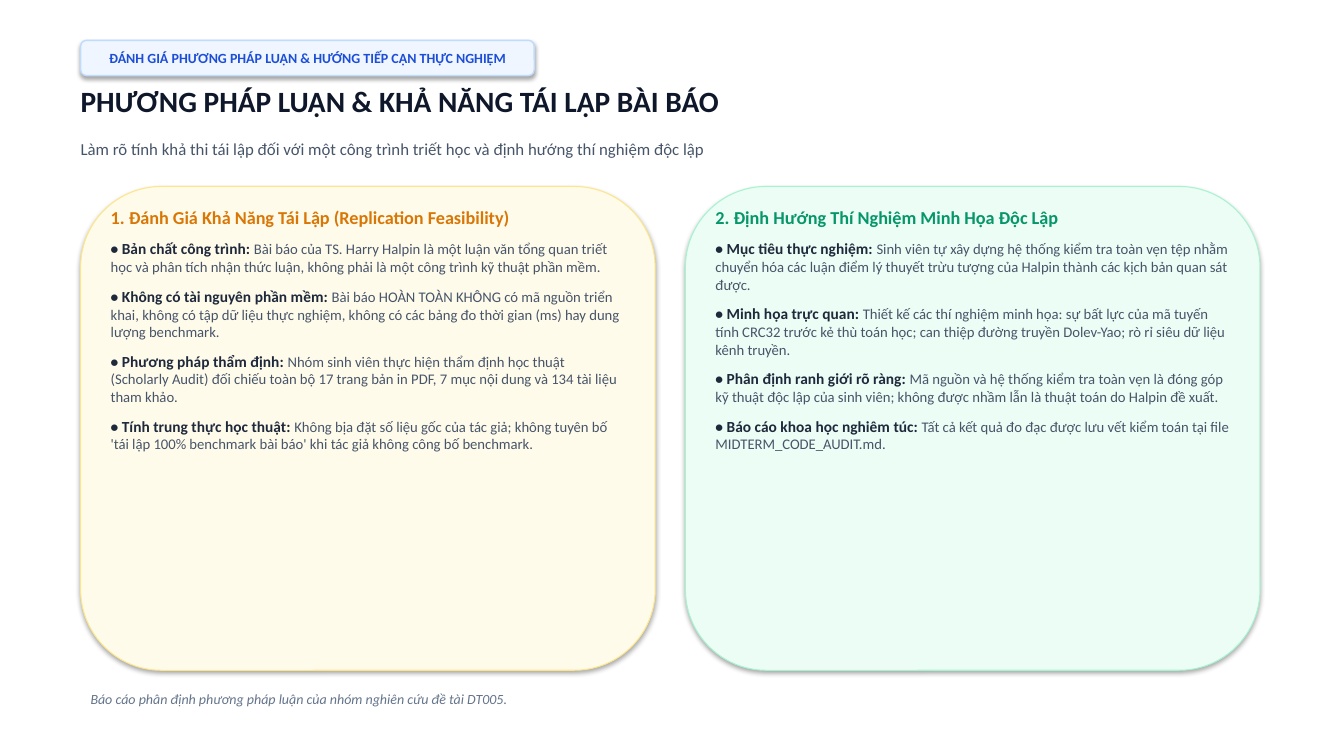
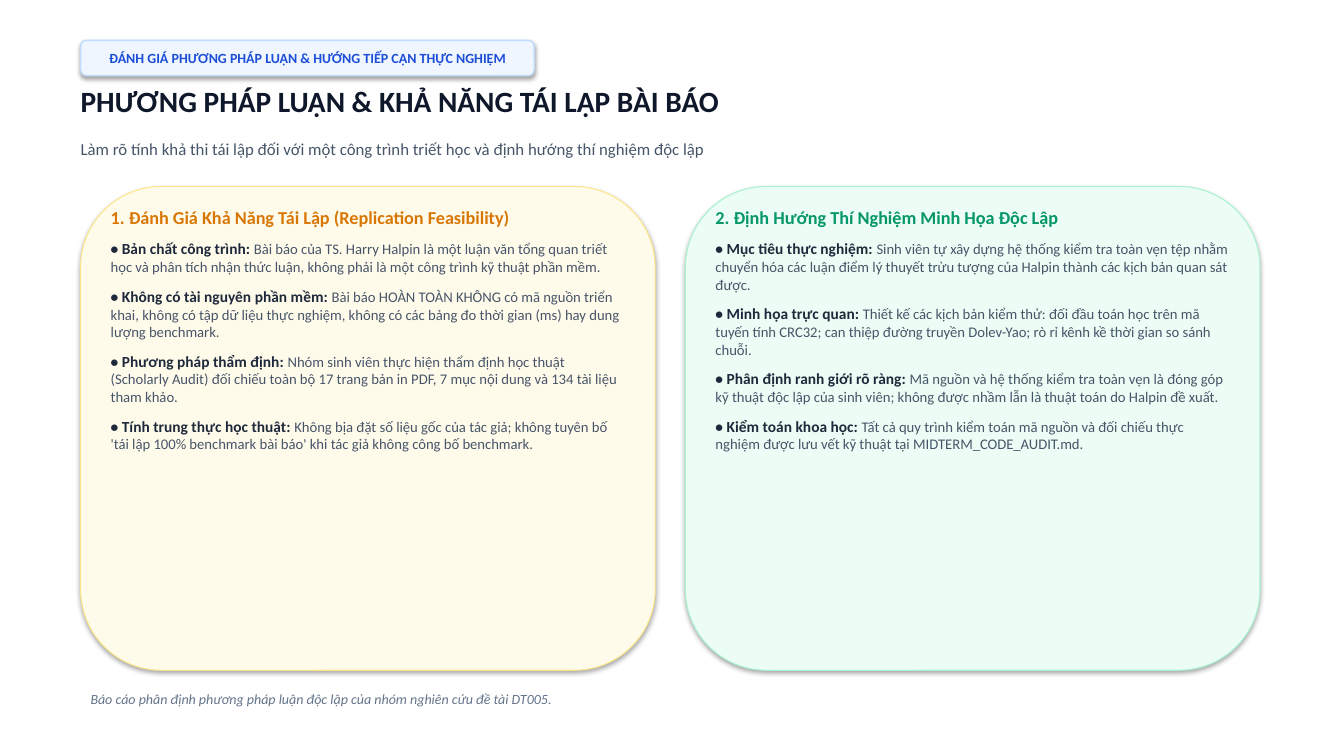
Before and after one commit to kietvo5924/ATBMHTTT_DT005_FileIntegrity, a slide deck: slide 10 of Bao_Cao_Giua_Ky_DT05_Final.pptx. Drawn at 1344x756 pixels with LibreOffice and Linux fonts; fonts in the diff are those of the drawing. Boxes give left, top, right and bottom in pixels: in the first picture for what was removed or moved away, otherwise in the second. Text is boxed around its words. In the diff, an @@ line names an element or a change of style, - is before the commit and + after.

Commit message:
Audit and finalize 15-slide presentation Bao_Cao_Giua_Ky_DT05_Final and Word presentation script

```diff
--- a/Bao_Cao_Giua_Ky_DT05_Final.pptx
+++ b/Bao_Cao_Giua_Ky_DT05_Final.pptx
@@ text at (715,307,1211,355): text changed @@
-• Minh họa trực quan: Thiết kế các thí nghiệm minh họa: sự bất lực của mã tuyến tính CRC32 trước kẻ thù toán học; can thiệp đường truyền Dolev-Yao; rò rỉ siêu dữ liệu kênh truyền.
+• Minh họa trực quan: Thiết kế các kịch bản kiểm thử: đối đầu toán học trên mã tuyến tính CRC32; can thiệp đường truyền Dolev-Yao; rò rỉ kênh kề thời gian so sánh chuỗi.
@@ text at (715,420,1184,452): text changed @@
-• Báo cáo khoa học nghiêm túc: Tất cả kết quả đo đạc được lưu vết kiểm toán tại file MIDTERM_CODE_AUDIT.md.
+• Kiểm toán khoa học: Tất cả quy trình kiểm toán mã nguồn và đối chiếu thực nghiệm được lưu vết kỹ thuật tại MIDTERM_CODE_AUDIT.md.
@@ text at (91,693,552,707): text changed @@
-Báo cáo phân định phương pháp luận của nhóm nghiên cứu đề tài DT005.
+Báo cáo phân định phương pháp luận độc lập của nhóm nghiên cứu đề tài DT005.
```
Also in this commit, not shown: 6 other slides changed, 1 slide added, 1 slide removed, 8 other files.
